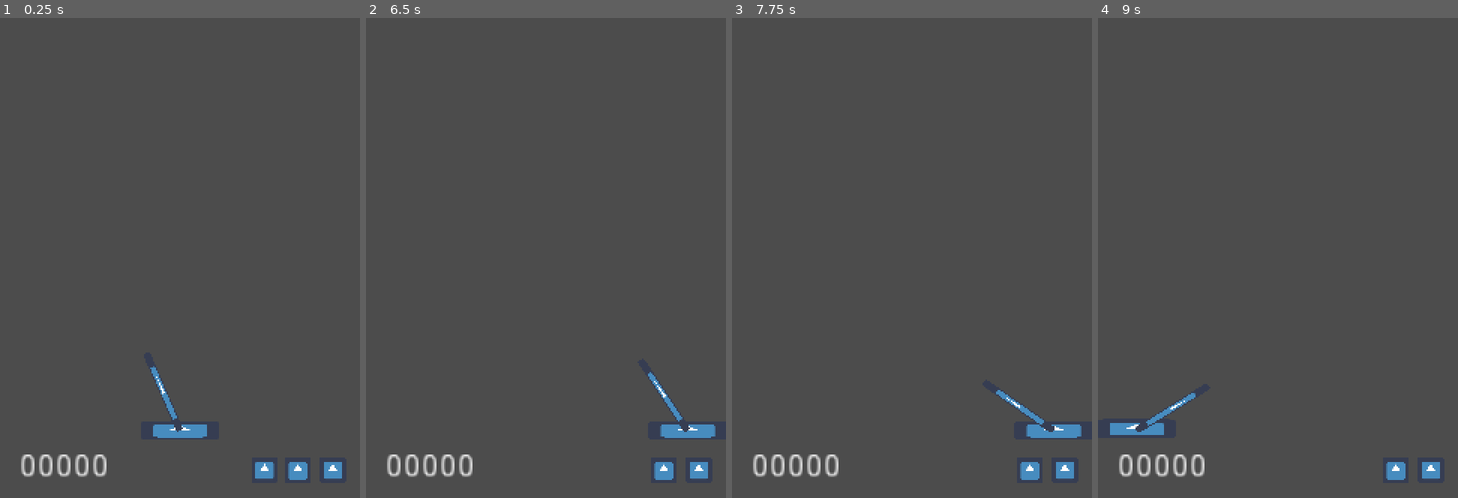
Above: before the commit, frames 1-4 (left to right).
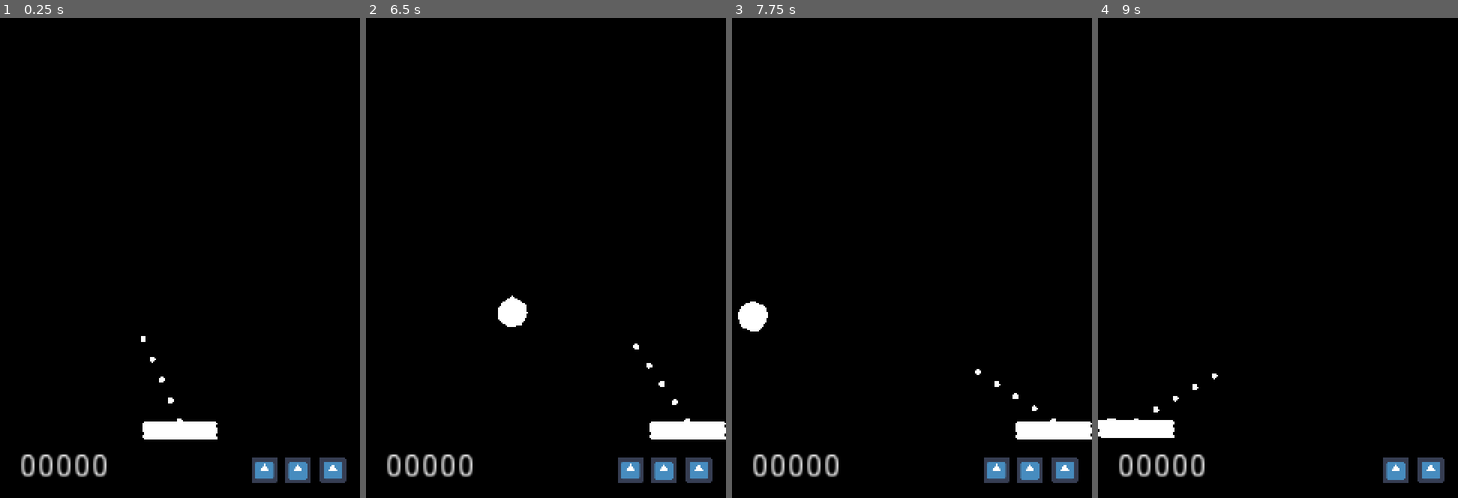
Above: after the commit, the same moments.

Repository: leogeier/impact_juggling
Game: Godot game, scene res://Main/Main.tscn
Same seed, same stepped clock (60 frames per second), same inputs: the game is played once before the commit and once after it. The engine's default icon, where the game draws it, is replaced by a stand-in: a white triangle on a blue panel in a dark square.
Inputs (mouse positions are in pixels of both pictures, inside the frame that each line leads up to):
- Up to frame 1 (0.25 s): no input
- Up to frame 2 (6.5 s): tap Enter at 0.5, 3.5 s; move the mouse to (625, 234) at 0.52 s; hold Right (ui_right) 0.53-1.28 s; tap Space (fire) at 0.6, 1.25, 1.35, 2.1, 2.85, 3.6, 4.35, 5.1, 5.85 s; move the mouse to (474, 282) at 1.27 s; hold Left (ui_left) 1.28-2.03 s; move the mouse to (582, 152) at 2.02 s; hold Right (ui_right) 2.03-3.53 s; move the mouse to (528, 354) at 2.77 s; move the mouse to (654, 330) at 3.52 s; hold Left (ui_left) 3.53-5.78 s; move the mouse to (438, 186) at 4.27 s; move the mouse to (564, 258) at 5.02 s; move the mouse to (492, 138) at 5.77 s; hold Right (ui_right) from 5.78 s (still down)
- Up to frame 3 (7.75 s): keep holding Right (ui_right); move the mouse to (991, 234) at 6.52 s; tap Space (fire) at 6.6, 7.35 s; move the mouse to (840, 282) at 7.27 s
- Up to frame 4 (9 s): move the mouse to (1314, 152) at 8.02 s; release Right (ui_right) at 8.03 s; hold Left (ui_left) from 8.03 s (still down); tap Space (fire) at 8.1, 8.85 s; move the mouse to (1260, 354) at 8.77 s

The runs differ from the first frame. In frame 1, 99% of the frame differs, in the area x 0-100%, y 0-100%; in frame 2, 99%; in frame 3, 99%; in frame 4, 99%.

Commit message:
add sprites and juice for balls and paddle

Diff:
--- a/ld-47/Ball/Ball.gd
+++ b/ld-47/Ball/Ball.gd
@@ -2,17 +2,31 @@
 
 export var gravity = 4.5
 export var max_speed = 6
+export var rot_speed = 0.05
 
 var velocity = Vector2()
+var rot_dir = 0
 
 func _ready():
-	pass
+	randomize()
+
+	var ball_sprites = $BallSprites.get_children()
+	ball_sprites[randi() % ball_sprites.size()].visible = true
 
 func reflect(dir, damp):
 	velocity = min(velocity.length() * damp, max_speed) * dir
 
+	if rot_dir == 0:
+		if randi() % 2 == 0:
+			rot_dir = 1
+		else:
+			rot_dir = -1
+	rot_dir *= -1
+
 func _physics_process(delta):
 	var collision = move_and_collide(velocity)
+
+	rotation += rot_dir * rot_speed
 
 	if collision != null \
 	   and collision.collider.is_in_group("reflectable"):
--- a/ld-47/Ball/Ball.tscn
+++ b/ld-47/Ball/Ball.tscn
@@ -1,7 +1,9 @@
-[gd_scene load_steps=4 format=2]
+[gd_scene load_steps=6 format=2]
 
-[ext_resource path="res://Ball/Ball.png" type="Texture" id=1]
+[ext_resource path="res://Ball/Ball1.png" type="Texture" id=1]
 [ext_resource path="res://Ball/Ball.gd" type="Script" id=2]
+[ext_resource path="res://Ball/Ball3.png" type="Texture" id=3]
+[ext_resource path="res://Ball/Ball2.png" type="Texture" id=4]
 
 [sub_resource type="CircleShape2D" id=1]
 
@@ -12,9 +14,22 @@
 collision_mask = 3
 script = ExtResource( 2 )
 
-[node name="Sprite" type="Sprite" parent="."]
-scale = Vector2( 0.397119, 0.397119 )
+[node name="CollisionShape2D" type="CollisionShape2D" parent="."]
+shape = SubResource( 1 )
+
+[node name="BallSprites" type="Node2D" parent="."]
+
+[node name="Ball1" type="Sprite" parent="BallSprites"]
+visible = false
+scale = Vector2( 0.380948, 0.380948 )
 texture = ExtResource( 1 )
 
-[node name="CollisionShape2D" type="CollisionShape2D" parent="."]
-shape = SubResource( 1 )
+[node name="Ball2" type="Sprite" parent="BallSprites"]
+visible = false
+scale = Vector2( 0.380948, 0.380948 )
+texture = ExtResource( 4 )
+
+[node name="Ball3" type="Sprite" parent="BallSprites"]
+visible = false
+scale = Vector2( 0.380948, 0.380948 )
+texture = ExtResource( 3 )
--- a/ld-47/DirArrow/DirArrow.tscn
+++ b/ld-47/DirArrow/DirArrow.tscn
@@ -1,12 +1,40 @@
-[gd_scene load_steps=3 format=2]
+[gd_scene load_steps=4 format=2]
 
 [ext_resource path="res://icon.png" type="Texture" id=1]
 [ext_resource path="res://DirArrow/DirArrow.gd" type="Script" id=2]
+[ext_resource path="res://DirArrow/DirArrowDot.png" type="Texture" id=3]
 
 [node name="DirArrow" type="Node2D"]
 script = ExtResource( 2 )
 
 [node name="icon" type="Sprite" parent="."]
+visible = false
 position = Vector2( 0, -28.2932 )
 scale = Vector2( 0.0385782, 0.442082 )
 texture = ExtResource( 1 )
+
+[node name="Node" type="Node2D" parent="."]
+
+[node name="Dot1" type="Sprite" parent="Node"]
+scale = Vector2( 0.08, 0.08 )
+texture = ExtResource( 3 )
+
+[node name="Dot2" type="Sprite" parent="Node"]
+position = Vector2( 0, -15 )
+scale = Vector2( 0.08, 0.08 )
+texture = ExtResource( 3 )
+
+[node name="Dot3" type="Sprite" parent="Node"]
+position = Vector2( 0, -30 )
+scale = Vector2( 0.08, 0.08 )
+texture = ExtResource( 3 )
+
+[node name="Dot4" type="Sprite" parent="Node"]
+position = Vector2( 0, -45 )
+scale = Vector2( 0.08, 0.08 )
+texture = ExtResource( 3 )
+
+[node name="Dot5" type="Sprite" parent="Node"]
+position = Vector2( 0, -60 )
+scale = Vector2( 0.08, 0.08 )
+texture = ExtResource( 3 )
--- a/ld-47/Paddle/Paddle.gd
+++ b/ld-47/Paddle/Paddle.gd
@@ -1,11 +1,13 @@
 extends KinematicBody2D
 
-export var max_speed = 500;
+export var max_speed = 300;
 export var decrease_damp = 0.8
 export var increase_damp = 1.2
 export var paddle_throw_time = 0.2
+export var rot_magn = 0.3
 
 var icon_pos_y setget set_icon_pos_y
+var icon_rot setget set_icon_rot
 
 var velocity = Vector2()
 var throw_offset = -20
@@ -13,6 +15,9 @@
 
 func set_icon_pos_y(val):
 	$icon.position.y = val
+
+func set_icon_rot(val):
+	$icon.rotation = val
 
 func get_reflection_dir(_dir):
 	var dir = Vector2(0, 1).rotated($DirArrow.rotation)
@@ -39,6 +44,9 @@
 		$ReturnTween.interpolate_property(self, "icon_pos_y", icon_orig_y + throw_offset, icon_orig_y, paddle_throw_time, Tween.TRANS_CIRC, Tween.EASE_OUT)
 		$ReturnTween.start()
 
+		$ReturnRotTween.interpolate_property(self, "icon_rot", rand_range(-1, 1) * rot_magn, 0, paddle_throw_time, Tween.TRANS_CIRC, Tween.EASE_OUT)
+		$ReturnRotTween.start()
+
 	if Input.is_action_pressed("ui_right"):
 		velocity.x = max_speed
 	elif Input.is_action_pressed("ui_left"):
--- a/ld-47/Paddle/Paddle.tscn
+++ b/ld-47/Paddle/Paddle.tscn
@@ -1,6 +1,6 @@
 [gd_scene load_steps=5 format=2]
 
-[ext_resource path="res://icon.png" type="Texture" id=1]
+[ext_resource path="res://Paddle/Paddle.png" type="Texture" id=1]
 [ext_resource path="res://Paddle/Paddle.gd" type="Script" id=2]
 [ext_resource path="res://DirArrow/DirArrow.tscn" type="PackedScene" id=3]
 
@@ -14,10 +14,11 @@
 script = ExtResource( 2 )
 
 [node name="icon" type="Sprite" parent="."]
-scale = Vector2( 0.405652, 0.101155 )
+scale = Vector2( 1.01123, 0.252165 )
 texture = ExtResource( 1 )
 
 [node name="DirArrow" parent="." instance=ExtResource( 3 )]
+position = Vector2( -0.0917435, -6.33009 )
 clamp_deg = 60
 
 [node name="CollisionShape2D" type="CollisionShape2D" parent="."]
@@ -28,3 +29,5 @@
 one_shot = true
 
 [node name="ReturnTween" type="Tween" parent="."]
+
+[node name="ReturnRotTween" type="Tween" parent="."]
--- a/ld-47/project.godot
+++ b/ld-47/project.godot
@@ -74,4 +74,5 @@
 quality/driver/driver_name="GLES2"
 vram_compression/import_etc=true
 vram_compression/import_etc2=false
+environment/default_clear_color=Color( 0, 0, 0, 1 )
 environment/default_environment="res://default_env.tres"
Binary file removed: ld-47/Ball/Ball.png
Binary file added: ld-47/Ball/Ball1.png
Not shown, added: ld-47/Ball/Ball1.png.import
Binary file added: ld-47/Ball/Ball2.png
Not shown, changed: ld-47/Ball/Ball2.png.import
Binary file added: ld-47/Ball/Ball3.png
Not shown, added: ld-47/Ball/Ball3.png.import
Binary file added: ld-47/DirArrow/DirArrowDot.png
Not shown, added: ld-47/DirArrow/DirArrowDot.png.import
Binary file added: ld-47/Paddle/Paddle.png
Not shown, added: ld-47/Paddle/Paddle.png.import
Not shown, changed: ld-47/Ball/Ball.psd
(and 2 more such lines)
